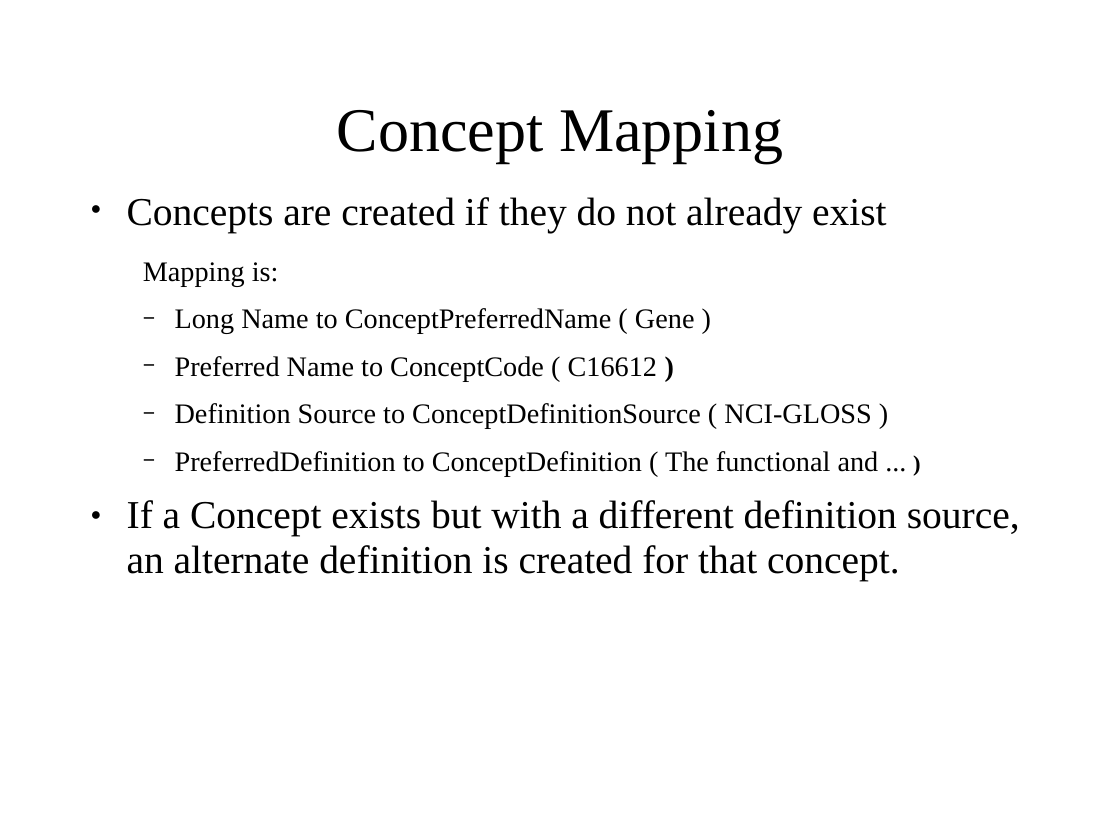
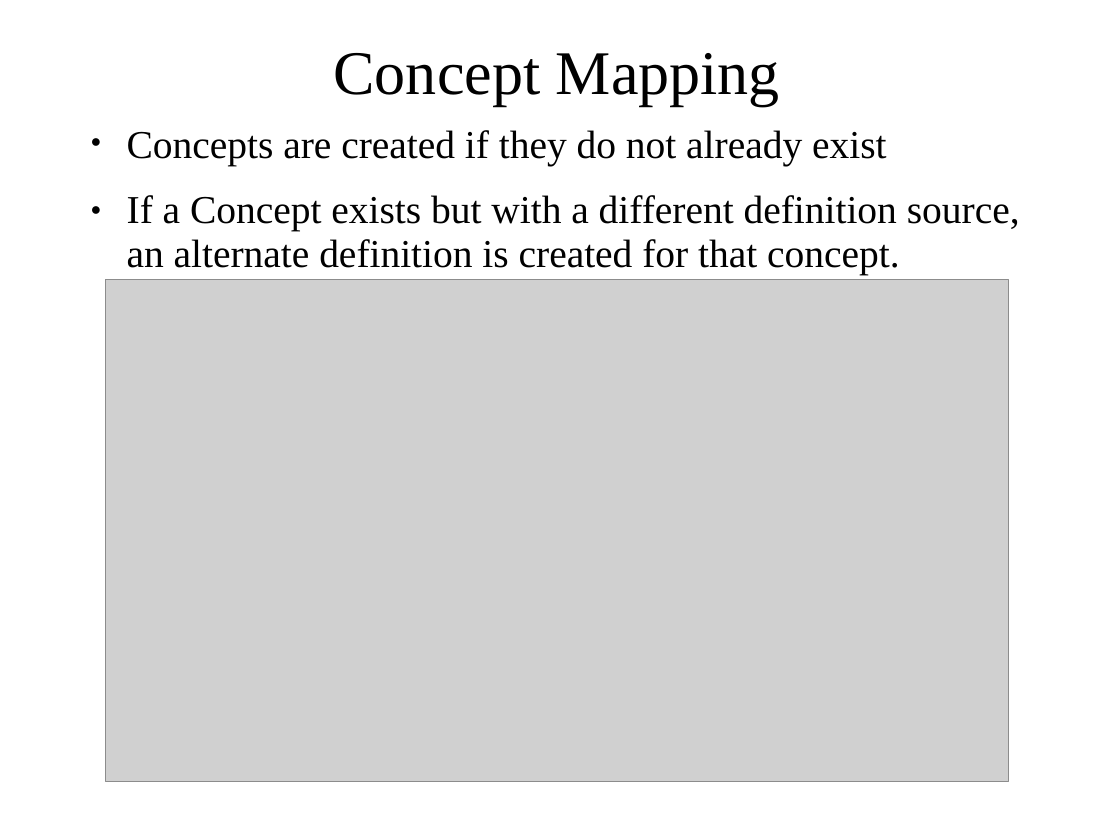
Before and after one commit to NCIP/cadsr-semantic-tools, a slide deck: slide 10 of docs/mapping-presentation-draft.ppt (slide 8 before the commit). Drawn at 1120x840 pixels with LibreOffice and Linux fonts; fonts in the diff are those of the drawing; grey boxes stand for pictures; background and template pictures are left out. Boxes give left, top, right and bottom in pixels: in the first picture for what was removed or moved away, otherwise in the second. Text is boxed around its words. In the diff, an @@ line names an element or a change of style, - is before the commit and + after.

```diff
--- a/docs/mapping-presentation-draft.ppt
+++ b/docs/mapping-presentation-draft.ppt
@@ title "Concept Mapping": place and size @@
-title "Concept Mapping" at [337,110,783,163]
+title "Concept Mapping" at [334,53,780,106]
@@ text "Concepts are created if they ...": place and size @@
-text "Concepts are created if they ..." at [127,197,1020,581]
+text "Concepts are created if they ..." at [127,130,1020,276]
@@ text at [143,262,879,476]: paragraphs removed @@
-  Mapping is:
-  − Long Name to ConceptPreferredName ( Gene )
-  − Preferred Name to ConceptCode ( C16612 )
-  − Definition Source to ConceptDefinitionSource ( NCI-GLOSS )
-  − PreferredDefinition to ConceptDefinition ( The functional and ... )
@@ picture added at [106,281,1008,783] @@
```
Also in this commit, not shown: 10 other slides changed, 8 slides added, 1 slide removed.
